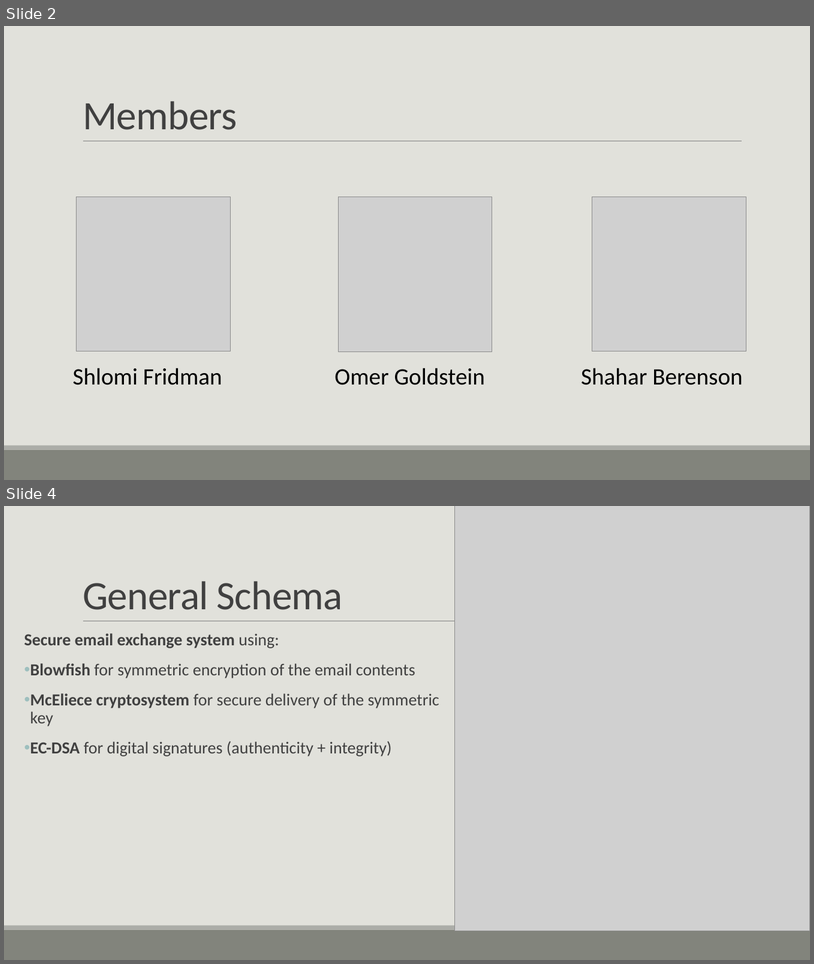
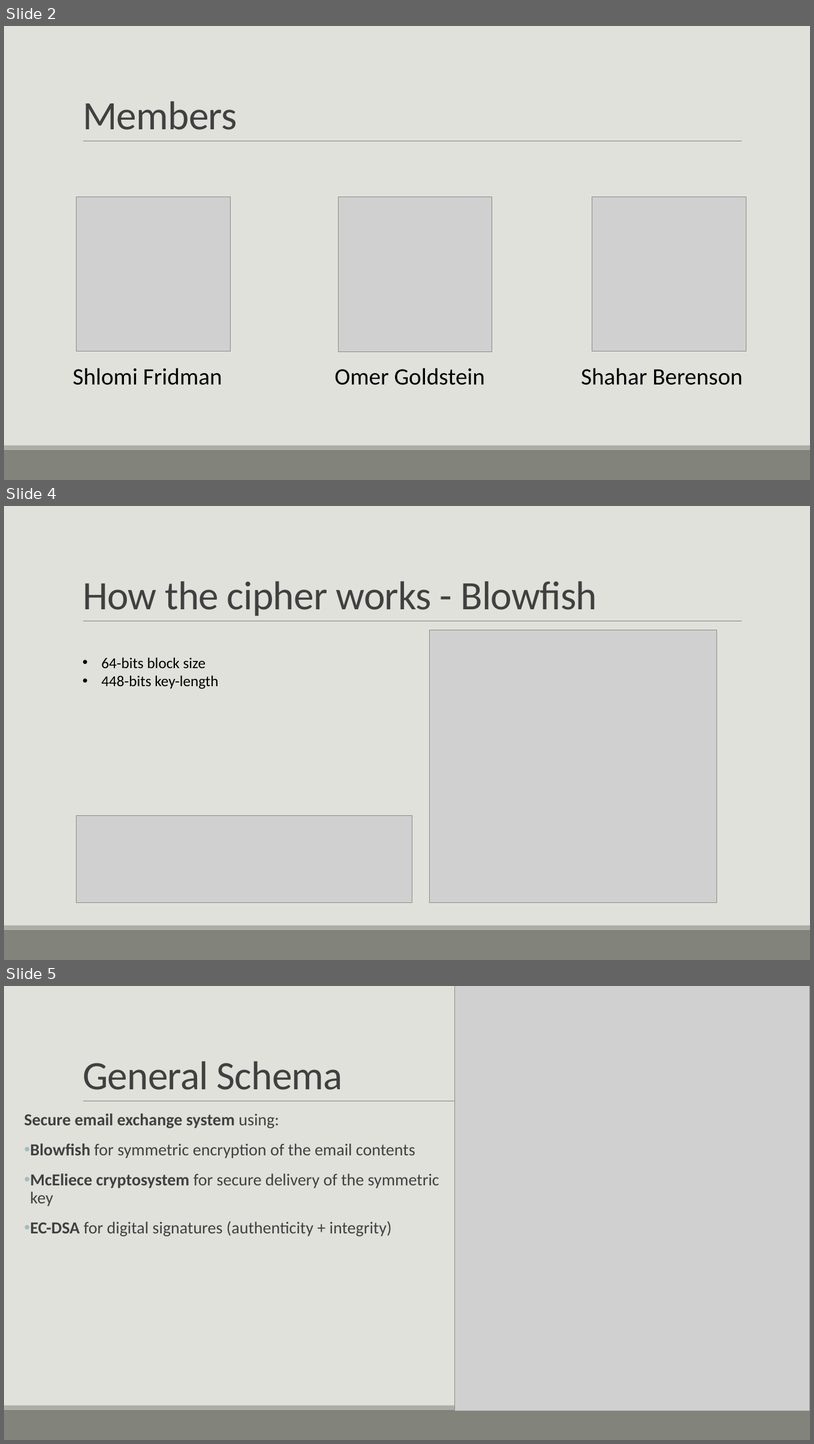
Before and after one commit to ShlomiFridman/CryptoProject2025, a slide deck: CryptoPresentation_Omer.pptx. Shown one above the other, each under a label of ours: slides 2 and 4 before the commit, slides 2, 4 and 5 after it; the slides between them are not shown. The pictures are 814x964 and 814x1444 pixels, drawn with LibreOffice and Linux fonts; fonts in the diff are those of the drawing; grey boxes stand for pictures. Boxes give left, top, right and bottom in pixels: in the first picture for what was removed or moved away, otherwise in the second. Text is boxed around its words. In the diff, an @@ line names an element or a change of style, - is before the commit and + after.

```diff
--- a/CryptoPresentation_Omer.pptx
+++ b/CryptoPresentation_Omer.pptx
@@ slide 4 added at (x1=4, y1=506, x2=810, y2=960), background #E1E1DB; not listed: 3 template elements that a slide beside it also shows @@
@@ title added at (x1=83, y1=581, x2=597, y2=616), 48 pt, text #404040 @@
+How the cipher works - Blowfish
@@ picture added at (x1=430, y1=630, x2=718, y2=902) @@
@@ text added at (x1=101, y1=657, x2=218, y2=689), 18 pt, text #000000 @@
+• 64-bits block size
+• 448-bits key-length
@@ picture added at (x1=77, y1=816, x2=413, y2=903) @@
@@ what was slide 4 is now slide 5 @@
```
Also in this commit, not shown: 1 slide changed.
